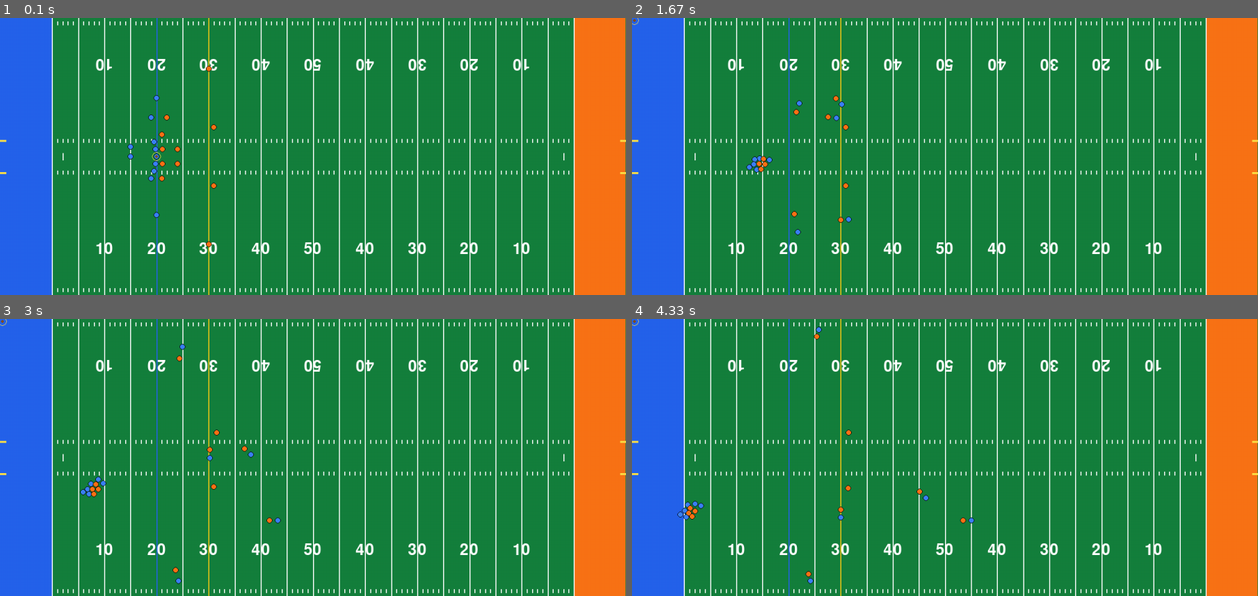
Above: before the commit, frames 1-4 (two rows, left to right).
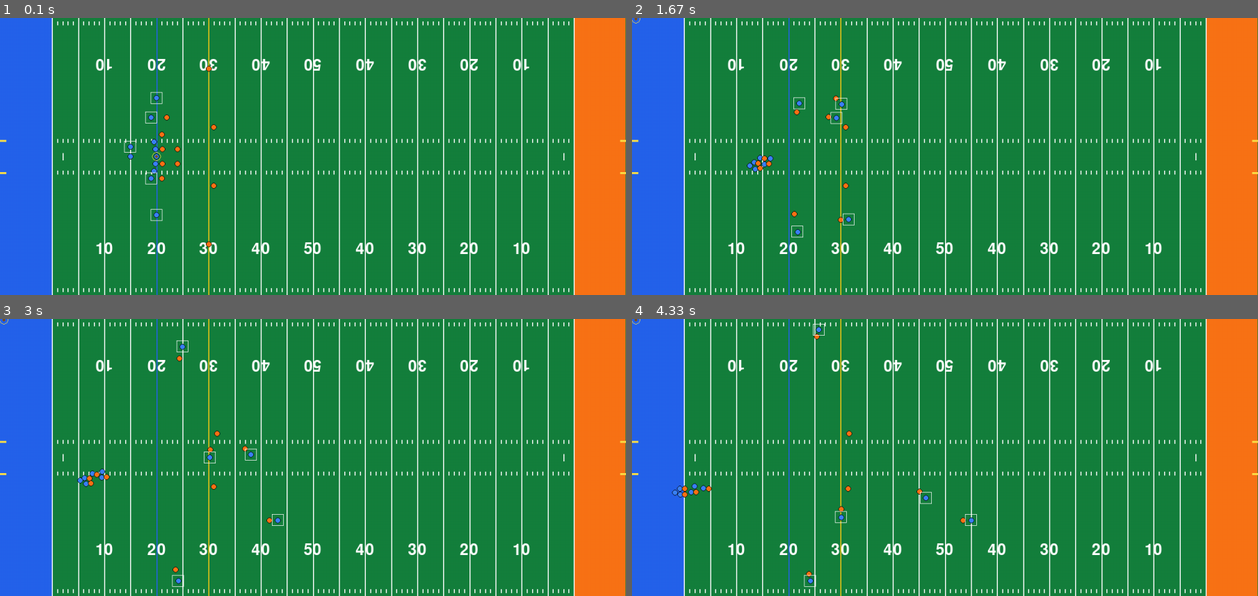
Above: after the commit, the same moments.

Repository: shakedown-street/pygame-football
Game: pygame game, started from main.py
The game is run twice, just before and just after one commit, with the same random seed, the same clock (stepped at 60 frames per second) and the same inputs.
Inputs:
- Up to frame 1 (0.1 s): no input
- Up to frame 2 (1.67 s): tap Space at 0.33, 0.73, 1.03 s; hold D 0.67-1.13 s
- Up to frame 3 (3 s): no input
- Up to frame 4 (4.33 s): no input

The runs differ from the first frame. In frame 1, 0.1% of the frame differs, in the area x 19-26%, y 26-74%; in frame 2, 0.3%; in frame 3, 0.5%; in frame 4, 0.5%, in the area x 0-56%, y 0-97%.

Commit message:
Implement throw accuracy with tunable constants and player stats

Diff:
--- a/main.py
+++ b/main.py
@@ -48,17 +48,21 @@
     PLAYER_MAX_SPEED = FORTY_YARDS / denom
 
 THROW_MAX_YARDS = 80
+# Higher value = less accurate
+SHORT_THROW_DEVIATION_FACTOR = 0.1
+MEDIUM_THROW_DEVIATION_FACTOR = 0.2
+LONG_THROW_DEVIATION_FACTOR = 0.4
 THROW_SPEED = 9  # Higher value = faster throw
 THROW_MIN_FRAMES = 12  # Minimum frames for a short throw
 THROW_ARC_DIVISOR = 6  # Higher value = lower arc
 THROW_MIN_ARC = 30  # Minimum arc height (in yards)
 
 CATCH_MAX_HEIGHT = YARD_LENGTH * 2.25  # Max height for a catch
-CATCH_RADIUS = PLAYER_RADIUS * 2.5
+CATCH_RADIUS = PLAYER_RADIUS * 2
 PERFECT_CATCHING = False  # If True, catching stat has no effect
 
 BLOCK_POINT_FACTOR = 0.3
-BLOCK_DISTANCE = PLAYER_RADIUS * 3
+BLOCK_DISTANCE = PLAYER_RADIUS * 2.5
 BLOCK_LATERAL_THRESHOLD = 1
 
 PURSUE_LEAD_FACTOR = 0.6  # Determines how far ahead to lead when pursuing a target
@@ -221,6 +225,9 @@
         acceleration=50,
         strength=50,
         throw_power=50,
+        short_throw_accuracy=50,
+        medium_throw_accuracy=50,
+        long_throw_accuracy=50,
         catching=50,
     ):
         super().__init__()
@@ -230,6 +237,9 @@
         self.acceleration = acceleration
         self.strength = strength
         self.throw_power = throw_power
+        self.short_throw_accuracy = short_throw_accuracy
+        self.medium_throw_accuracy = medium_throw_accuracy
+        self.long_throw_accuracy = long_throw_accuracy
         self.catching = catching
         self.max_speed = PLAYER_MAX_SPEED * (self.speed / 100)
         self.pos = pos
@@ -418,16 +428,40 @@
         )
         self.rect = self.image.get_rect(center=self.pos)
 
-    def throw_to(self, target_pos: pygame.Vector2, throw_power=50):
+    def throw_to(self, target_pos: pygame.Vector2, player: Player):
         displacement = target_pos - self.pos
         distance = displacement.length()
-        max_distance = (THROW_MAX_YARDS * (throw_power / 100)) * YARD_LENGTH
+        max_distance = (THROW_MAX_YARDS * (player.throw_power / 100)) * YARD_LENGTH
 
         if distance > max_distance:
             direction = displacement.normalize()
             target_pos = self.pos + direction * max_distance
             displacement = target_pos - self.pos
             distance = max_distance
+
+        if distance <= 20 * YARD_LENGTH:
+            accuracy = player.short_throw_accuracy
+            deviation_factor = SHORT_THROW_DEVIATION_FACTOR
+        elif distance <= 40 * YARD_LENGTH:
+            accuracy = player.medium_throw_accuracy
+            deviation_factor = MEDIUM_THROW_DEVIATION_FACTOR
+        else:
+            accuracy = player.long_throw_accuracy
+            deviation_factor = LONG_THROW_DEVIATION_FACTOR
+
+        max_deviation = (100 - accuracy) * deviation_factor
+        angle_deviation = random.uniform(-max_deviation, max_deviation)
+
+        print(
+            f"throw_distance_yards={distance / YARD_LENGTH:.1f}, accuracy={accuracy}, angle_deviation={angle_deviation:.1f}"
+        )
+
+        if distance > 0:
+            direction = (target_pos - self.pos).normalize()
+            direction = direction.rotate(angle_deviation)
+            target_pos = self.pos + direction * distance
+            displacement = target_pos - self.pos
+            distance = displacement.length()
 
         n_frames = max(THROW_MIN_FRAMES, int(distance / THROW_SPEED))
         self.velocity = displacement / n_frames
@@ -589,7 +623,16 @@
 c = Player(c_pos.copy(), get_color("blue"), 66, 78, strength=79)
 rg = Player(rg_pos.copy(), get_color("blue"), 76, 79, strength=95)
 rt = Player(rt_pos.copy(), get_color("blue"), 71, 67, strength=88)
-qb = Player(qb_pos.copy(), get_color("blue"), 88, 90, throw_power=93)
+qb = Player(
+    qb_pos.copy(),
+    get_color("blue"),
+    88,
+    90,
+    throw_power=93,
+    short_throw_accuracy=89,
+    medium_throw_accuracy=82,
+    long_throw_accuracy=87,
+)
 hb = Player(hb_pos.copy(), get_color("blue"), 90, 91, catching=66)
 te = Player(te_pos.copy(), get_color("blue"), 84, 87, catching=87)
 wr_1 = Player(wr_1_pos.copy(), get_color("blue"), 90, 91, catching=86)
@@ -692,7 +735,7 @@
                     qb.stop()
                     game.ball_carrier = None
                     mouse_pos = pygame.Vector2(pygame.mouse.get_pos())
-                    ball.throw_to(mouse_pos, qb.throw_power)
+                    ball.throw_to(mouse_pos, qb)
             if event.key == pygame.K_r:
                 reset_play()
 
@@ -717,19 +760,15 @@
                     ball.stop()
                     # Even a perfectly rated receiver can drop a pass occasionally
                     random_roll = random.randint(1, 101)
-                    # 1/3 chance for a second chance
-                    second_chance_roll = random.randint(1, 3)
-                    print(
-                        f"roll={random_roll} second_chance_roll={second_chance_roll} catching={receiver.catching}"
-                    )
-                    if (
-                        random_roll <= receiver.catching or second_chance_roll == 1
-                    ) or PERFECT_CATCHING:
+                    print(f"roll={random_roll} catching={receiver.catching}")
+                    if random_roll <= receiver.catching or PERFECT_CATCHING:
                         game.ball_carrier = receiver
                         receiver.reset_route()
                         for defender in defense:
                             defender.pursue_target = receiver
                     else:
+                        for player in all_players:
+                            player.reset_route()
                         print("Dropped pass!")
 
     # if game.ball_carrier:
@@ -754,6 +793,16 @@
     field.draw(screen)
     all_players.draw(screen)
 
+    for player in receivers:
+        catch_rect = pygame.Rect(
+            player.pos.x - CATCH_RADIUS,
+            player.pos.y - CATCH_RADIUS,
+            CATCH_RADIUS * 2,
+            CATCH_RADIUS * 2,
+        )
+
+        pygame.draw.rect(screen, get_color("white", 100), catch_rect, 1)
+
     screen.blit(ball.image, ball.rect)
     screen.blit(halo.image, halo.rect)
 
